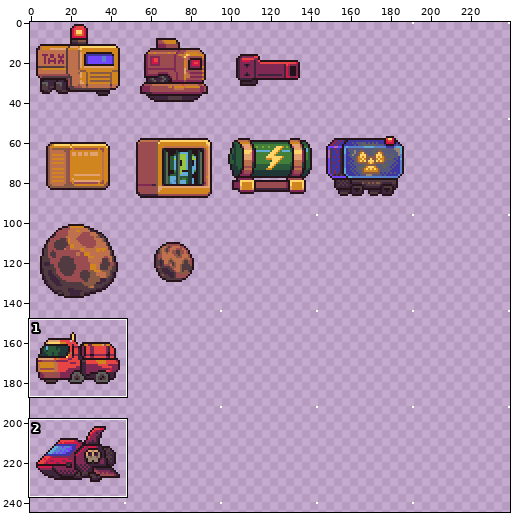
A pixel-art file gets an edit: Assets/_Sprites/ase/tileset.aseprite. Above, an overview of the earlier version with the close-up marked.
Close-up. Old version:
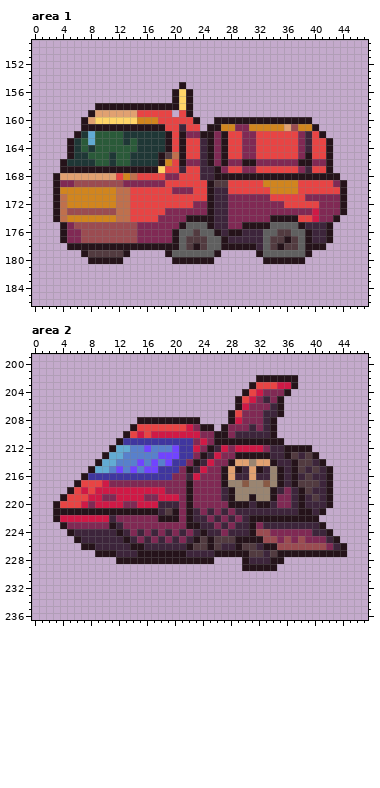
240x288 pixels, 1 frame. Shown: area 1: x 0..47, y 149..186; area 2: x 0..47, y 199..236. The wide view leaves out empty margins.
The result:
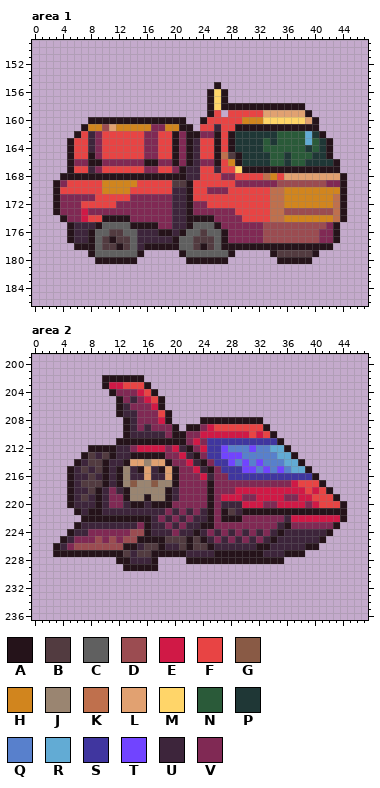
Palette (. is transparent): A #25131a  B #523b40  C #606060  D #9b4c51  E #d01946  F #e84444  G #895a45  H #d1851e  J #9a8571  K #bf704d  L #e1a171  M #ffd569  N #2a5a39  P #1f3736  Q #5880cc  R #62abd4  S #40369f  T #7144ff  U #3d253b  V #802954
The exact change:
Changed rows in their new state; - is an unchanged pixel.
Area 1, layer "objects":
first column x 3:
155 ------------------.----A------------------
156 -----------------...--AMA-----------------
157 -----------------...--AMA-----------------
158 ------..............--AMAAAAAAAAAAAA------
159 -----............-..--AF-FFFFFLLLLLLA-----
160 ----.AAAAAAAAAAAAAA..AFFFFFHHHMMMMMMLA----
161 -----HHDLHHHHHVVHHAA.FFUFFAAAAAAAAAAA-----
162 ----FUVFFFFFFVVFFAVAAVVAFAPPPPPPNNNNRP----
163 ---FFUVFFFFFFVVFFAVAUFFAFAPPPPNPNNNNRNP---
164 ---FFUVFFFFFFVVFFAVAUFFAFAPPPPNNNNNNPNP---
165 ---FFAVFFFFFFVVFFAVAUFFAKBAPPPPNNPNNNPP---
166 -.AVVAAVVVVVVAAVVAVAUVVAFHAPPPPNNPNNPPPPA-
167 -.-FFUVFFFFFFVVF-VAUUFFUF-MAAAAAAAAAAAA-A-
168 .AAAAAAAAAAAAAAAAAAUUFFFVVFFFFKHFLLLLLLLLA
169 --FFFFFHHHHHFFFF-BBA--FFF-VVVVVVDDDDDDDV--
170 -FFFFFF--HH------UUA--VVV------KK--HHHHHH-
171 -VVVVVFFFFFVVVVVVUUA--FFFFFFFFFKKHHHHHHHK-
172 -VVVFFFFFVVVVVVVVUUA--FFFFFFFFFKKHHHHHHHK-
173 -VVVEVVVVVVVVVVV-UUA--VVV-FFFFFKKDDDDDDDK-
174 .AVVEFFAAAAVVVV--UU----VV--FFFFKKHHHHHHHKA
175 -.AUUUACCCCAAAA--UUA--CAV--VVVDDDDDDDDDVA-
176 -.AUUACCBBCCUUUAAUA-CB-CAVVVVVDDDDDDDDVVA-
177 -.AUUACBABBCUUUUU--C--B--VVVVVDDDDDDDDVVA-
178 --.---CBB-BCU------CBAB------AAA-AAA---A--
179 ----.ACCCCCCA---..A----CCA---..ABBBBBA----
180 -----.----AA-----..----AA-----..----A-----
Area 2, layer "objects":
first column x 3:
202 -------AAAAAA----------------......-------
203 -------AEEFFFA--------------.......-------
204 --------AVVVEFA------------.......--------
205 ---------AVUVEFA----------.......---------
206 ---------AUVVVEA----------.......---------
207 ---------AUUVVVFA--------........---------
208 ----------AUVVVE-....AAAA-AAAA..----------
209 ----------AUVUVVVA.AAVEFFFFFFFA.----------
210 -----------UUUUUVAAVVEEEEEEEFEF-----------
211 ----------AAAAAAAAAVEVSSSSSSSSSS----------
212 -----AAA-UUVEEEEVEUAVESSTQQQTQQRR-...-----
213 ----ABUBAUUAAAAAVVEUAVSSTTTQQQQQRRA...----
214 ---AUBBAUUALLJLLAVVEUAVSSTQTQTQQQRRA...---
215 --AUBUBAUAJUALUALA-VEUA-SSSTTQTQTQRRA...--
216 --AUUBUAUAJUULUULA-VVEU-VSSSSSSSSSSSSA..--
217 --AUBBBAUAJGJJGJJA-V--A-VVVVVVVVVVEFFFA.--
218 ---UUBAUVUAJJJJJAU-V--A-VVEEEEEEEEEEFEF---
219 -.AUBUAU-VAJJAJJAU-V--A-EEEVVEEEE-VEEFFFA-
220 ..AUUUAUVVUAAUAAAV-V--A-UUUEEEVVEEEEVEFFFA
221 ...-U--UUUUUUUU-VU-UVUA-AB-AAAAAAAA--A-AAA
222 ....AAAAAAAAAAUVUVUV--AVAAAVVVVVVUEEEEEEEA
223 -..AUUUUU-UU-AUU-U-UUAA-V-VVV-VV-AVVVVVVA-
224 -----VVVVVVDDA-U---UAUV---V-VUVUAUUUU-----
225 -AUVVVDVDVDDAAAABBBABAUVUVUVUVUAUUUUUUA..-
226 AUVDDDDDDDA-UBBA--B----U--UUUA-UUUUUAA....
227 AAAAAA---AB-BB--------------AA-UU---......
228 -----------UUU-....----AAAA-AAA-----------
229 ----------AAAAA------------.....----------
